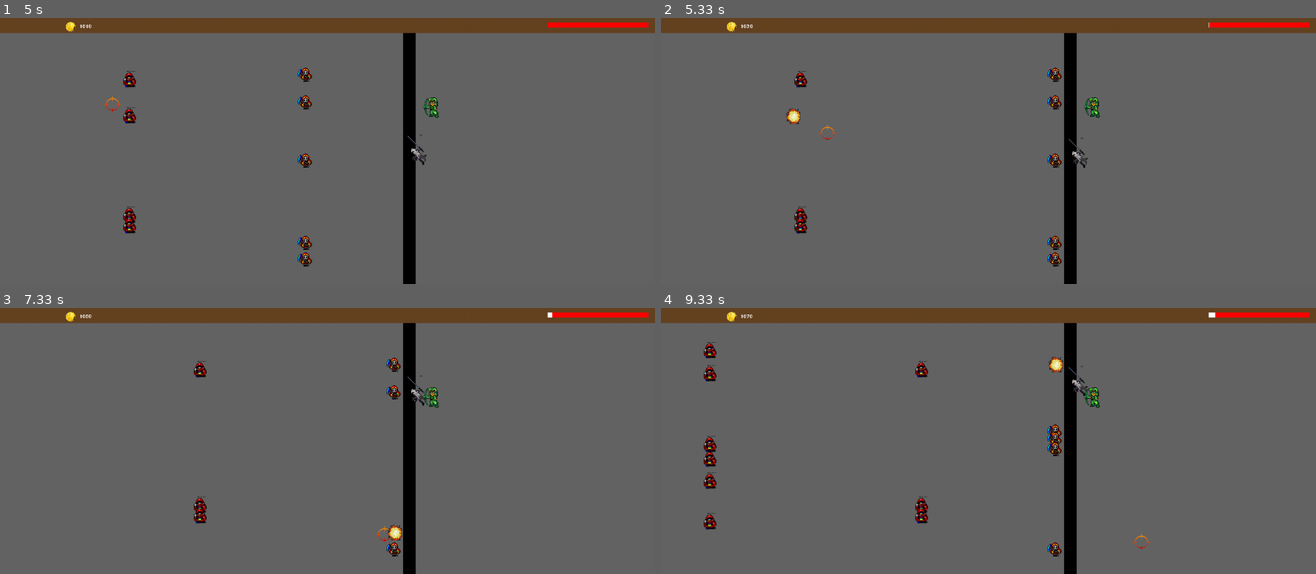
Above: before the commit, frames 1-4 (two rows, left to right).
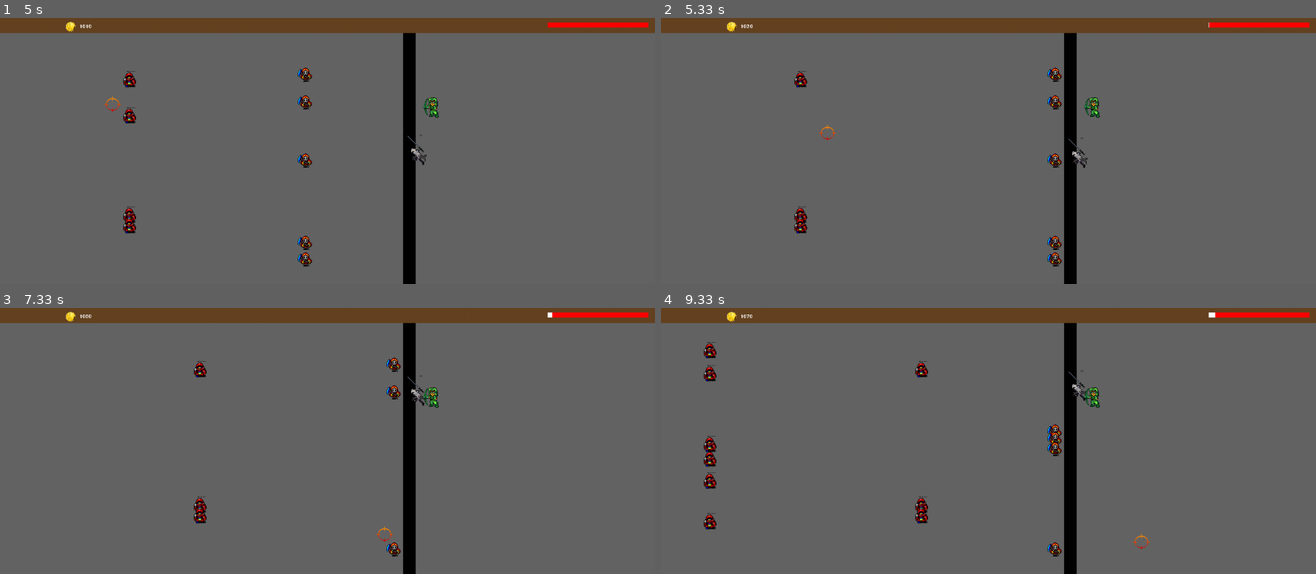
Above: after the commit, the same moments.

Repository: VictorCazin/victor-shooter
Game: pygame game, started from main.py
Same seed, same stepped clock (60 frames per second), same inputs: the game is played once before the commit and once after it. The source is Python 2; it was converted automatically to run under Python 3.
Inputs (mouse positions are in pixels of both pictures, inside the frame that each line leads up to):
- Up to frame 1 (5 s): click (327, 151) at 0.38 s; click (124, 212) at 0.72 s; click (340, 60) at 1.05 s; click (327, 182) at 1.38 s; click (222, 63) at 1.72 s; click (530, 145) at 2.05 s; click (556, 201) at 2.38 s; click (170, 196) at 2.72 s; click (229, 228) at 3.05 s; click (465, 116) at 3.38 s; click (556, 148) at 3.72 s; click (445, 241) at 4.05 s; click (196, 193) at 4.38 s; click (111, 95) at 4.75 s
- Up to frame 2 (5.33 s): click (824, 124) at 5.22 s
- Up to frame 3 (7.33 s): click (150, 345) at 5.55 s; click (235, 542) at 5.88 s; click (255, 478) at 6.22 s; click (366, 462) at 6.55 s; click (294, 510) at 6.88 s; click (386, 526) at 7.22 s
- Up to frame 4 (9.33 s): click (955, 520) at 7.55 s; click (1027, 403) at 7.88 s; click (962, 395) at 8.22 s; click (778, 345) at 8.55 s; click (962, 345) at 8.88 s; click (1139, 534) at 9.22 s

Frame 1 is identical in both runs. In frame 2, 0.1% of the frame differs, in the area x 19-22%, y 33-40%; in frame 3, 0.1%; in frame 4, 0.2%, in the area x 59-66%, y 18-35%.

Commit message:
swordman gunman : find_new_target en commun + autres fix

Diff:
--- a/allies.py
+++ b/allies.py
@@ -43,7 +43,10 @@
         else:
             self.find_new_target()
 
-
+    def find_new_target(self):
+        if self.time_before_next_hit > 1:
+            self.time_before_next_hit -= 1
+        self.has_target = 0
 
 
 class Swordman(Ally):
@@ -55,8 +58,6 @@
         Ally.__init__(self, unit_group)
         self.rect.midleft = BARRIERE, int((HEIGHT_MENU + HEIGHT)/2)
 
-
-        self.health  = 30
         self.speed   = 3
         self.damage  = 10
         self.cadence = 2 * FRAME_RATE
@@ -98,10 +99,8 @@
                 self.rect = newpos
 
     def find_new_target(self):
-        if self.time_before_next_hit > 1:
-            self.time_before_next_hit -= 1
+        Ally.find_new_target(self)
         self.can_attack = 0
-        self.has_target = 0
         distance = 2*HEIGHT
         for unit in self.units:
                     if unit.attaque: # On suppose pour l'instant que toutes les unites sont a la barriere lorsqu'elles attaquent
@@ -113,29 +112,16 @@
 
 class Gunman(Ally):
     """
-       Create a swordman
+       Create a gunman
     """
     def __init__(self, unit_group):
         self.image, self.rect = load_image('gunman.bmp', colorkey=-1)
         Ally.__init__(self, unit_group)
         self.rect.midleft = BARRIERE + 40, int((HEIGHT_MENU + HEIGHT)/3)
 
-        self.health  = 30
         self.speed   = 3
         self.damage  = 10
         self.cadence = 2 * FRAME_RATE
-
-
-
-    def update(self):
-        if self.has_target:
-            if self.attaque:
-                self.attaque = 0
-            else:
-                self._aim()
-        else:
-            self.find_new_target()
-
 
     def _aim(self):
         """
@@ -148,7 +134,7 @@
 
 
     def find_new_target(self):
-        self.has_target = 0
+        Ally.find_new_target(self)
         for unit in self.units:
             self.target = unit
             self.has_target = 1
